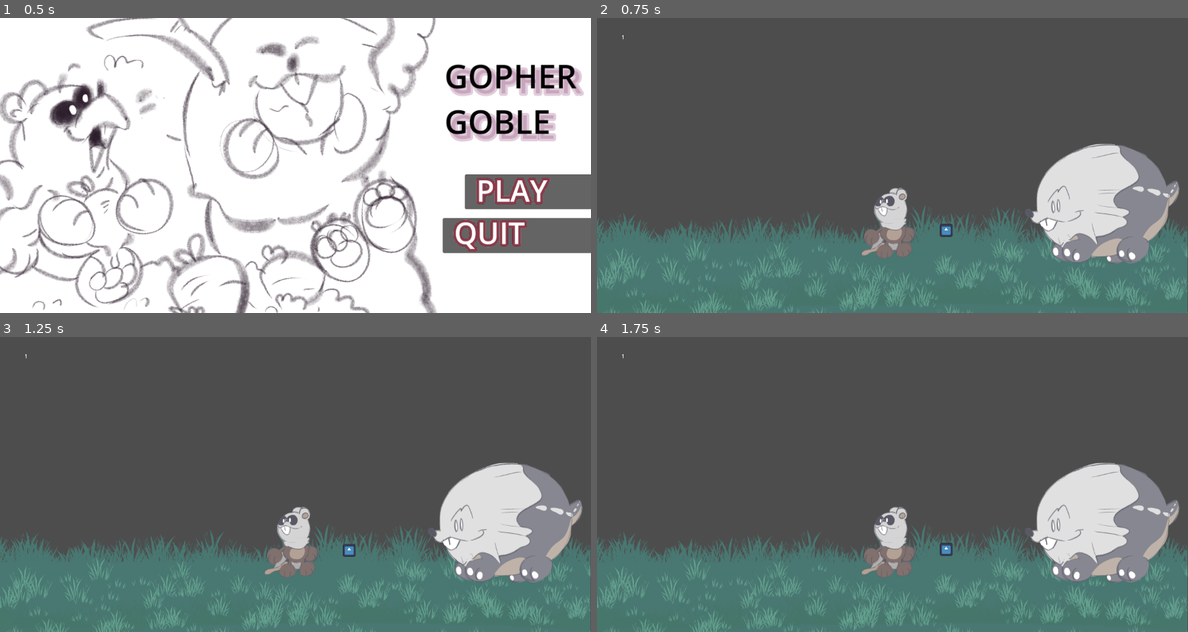
Above: before the commit, frames 1-4 (two rows, left to right).
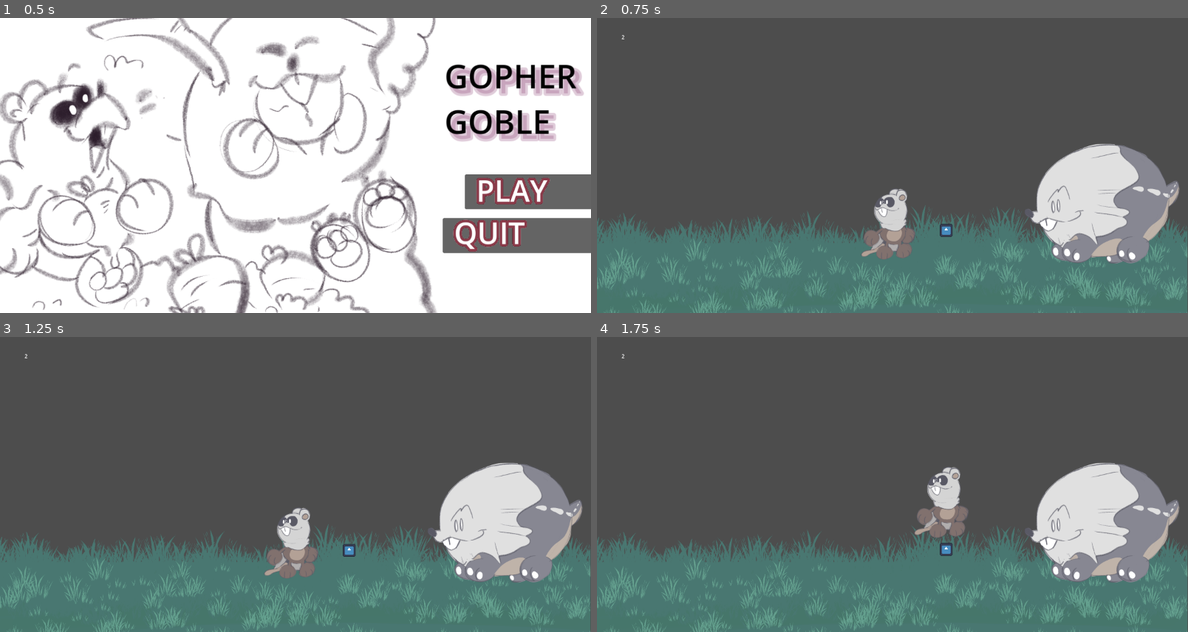
Above: after the commit, the same moments.

Repository: Kapioga/Gopher-Goble
Game: Godot game, scene res://Scenes/start_screen.tscn
Same seed, same stepped clock (60 frames per second), same inputs: the game is played once before the commit and once after it. The engine's default icon, where the game draws it, is replaced by a stand-in: a white triangle on a blue panel in a dark square.
Inputs (mouse positions are in pixels of both pictures, inside the frame that each line leads up to):
- Up to frame 1 (0.5 s): no input
- Up to frame 2 (0.75 s): click "PLAY" at 0.5 s
- Up to frame 3 (1.25 s): no input
- Up to frame 4 (1.75 s): tap Enter (ui_accept) at 1.25, 1.52 s; move the mouse to (1022, 469) at 1.27 s; hold Right (Right) from 1.28 s (still down); tap Up (Space) at 1.35 s

Frame 1 is identical in both runs. In frame 2, 0.3% of the frame differs, in the area x 4-54%, y 5-82%; in frame 3, 0.3%; in frame 4, 2.6%, in the area x 4-63%, y 5-82%.
Error before the commit: Parse Error: Static function "is_just_action_pressed()" not found in base "GDScriptNativeClass". (res://Scripts/Player.gd:35)

Commit message:
Trying new stuff

Diff:
--- a/Scripts/Player.gd
+++ b/Scripts/Player.gd
@@ -17,7 +17,6 @@
 	jump()
 	controls_dir()
 	crouch()
-	sprite_dir()
 	move_and_slide()
 
 func gravity_check(delta):
@@ -31,14 +30,6 @@
 	else:
 		velocity.x = move_toward(velocity.x, 0, SPEED)
 
-func sprite_dir():
-	var player_turn = Input.is_just_action_pressed("L")
-	if velocity.x >= 1:
-		sprite_2d.flip_h = true
-	if velocity.x <= 1:
-		sprite_2d.flip_h = false
-	elif velocity.x == 0:
-		sprite_2d.flip_h = true
 
 func jump():
 	if Input.is_action_just_pressed("ui_accept") and is_on_floor():
Not shown, added: Assets/Backgrounds/Gator lad.clip
